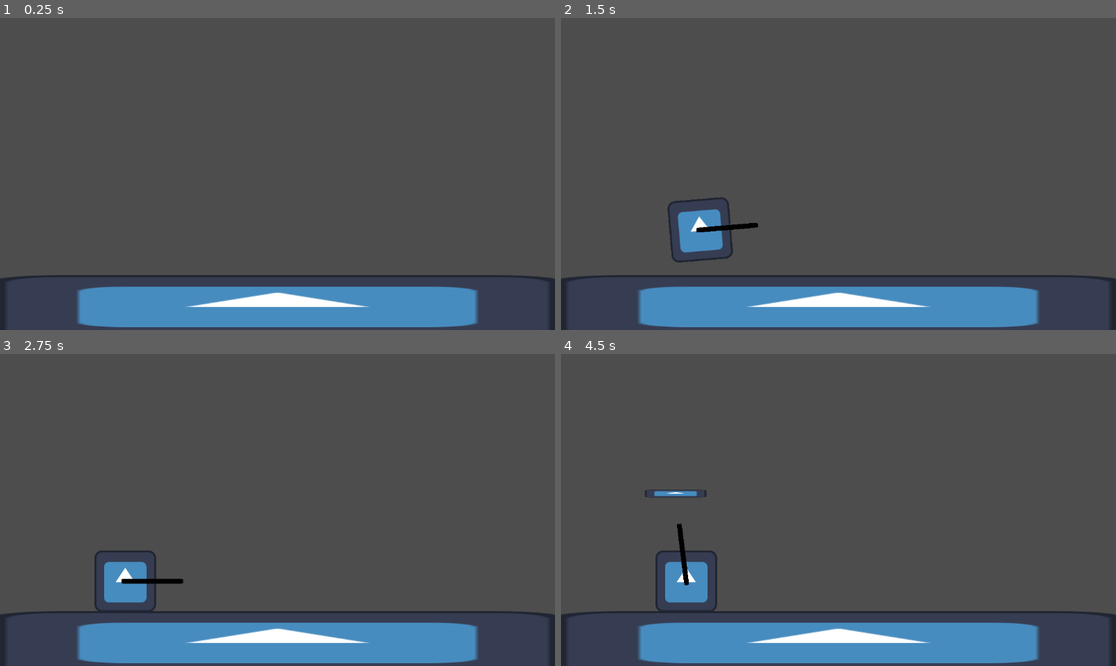
Above: before the commit, frames 1-4 (two rows, left to right).
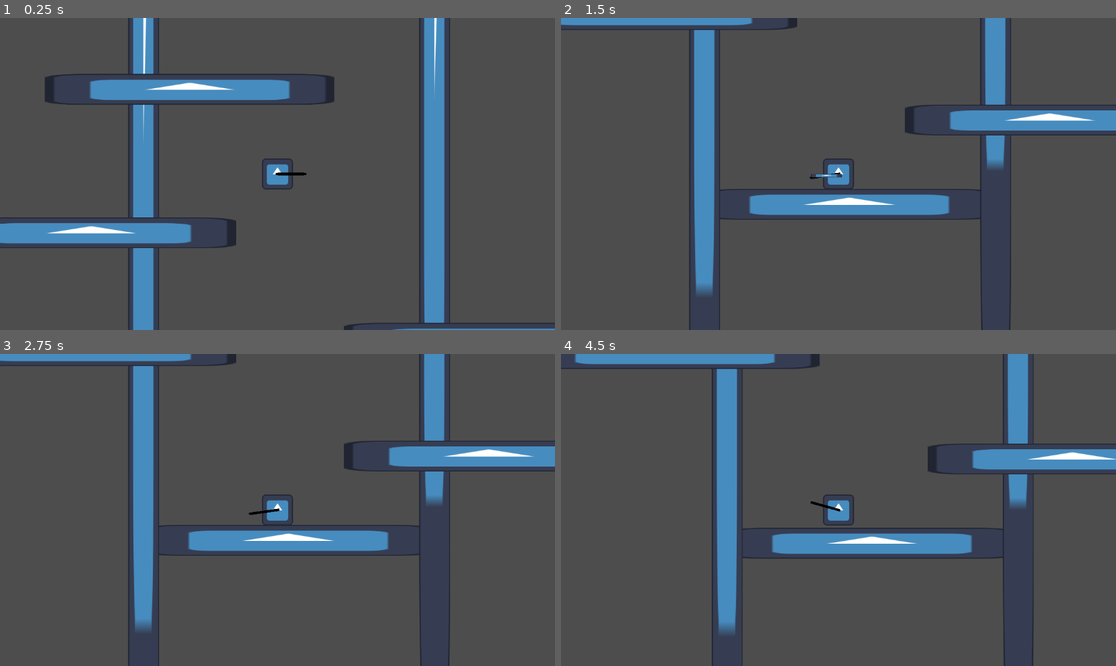
Above: after the commit, the same moments.

Repository: Culdflow/frog_game
Game: Godot game, scene res://test_scenes/test_scene.tscn
Same seed, same stepped clock (60 frames per second), same inputs: the game is played once before the commit and once after it. The project has no main scene, so this scene is started directly. The engine's default icon, where the game draws it, is replaced by a stand-in: a white triangle on a blue panel in a dark square.
Inputs (mouse positions are in pixels of both pictures, inside the frame that each line leads up to):
- Up to frame 1 (0.25 s): no input
- Up to frame 2 (1.5 s): move the mouse to (960, 158) at 0.52 s; hold Space (action_key) 0.53-1.28 s; move the mouse to (727, 189) at 1.27 s; tap Space (action_key) at 1.35 s
- Up to frame 3 (2.75 s): move the mouse to (333, 441) at 2.02 s; hold Space (action_key) from 2.03 s (still down)
- Up to frame 4 (4.5 s): tap Enter at 2.75 s; move the mouse to (810, 572) at 2.77 s; release Space (action_key) at 2.78 s; tap Space (action_key) at 2.85, 4.35 s; move the mouse to (1005, 556) at 3.52 s; hold Space (action_key) 3.53-4.28 s; move the mouse to (672, 463) at 4.27 s

The runs differ from the first frame. In frame 1, 23% of the frame differs, in the area x 0-100%, y 0-100%; in frame 2, 23%; in frame 3, 23%; in frame 4, 24%.

Commit message:
finished mechas

Diff:
--- a/Objects/boomerang.tscn
+++ b/Objects/boomerang.tscn
@@ -9,6 +9,7 @@
 [node name="Boomerang" type="CharacterBody2D"]
 collision_layer = 4
 collision_mask = 2
+motion_mode = 1
 script = ExtResource("1_wito0")
 
 [node name="Icon" type="Sprite2D" parent="."]
--- a/Objects/frog.tscn
+++ b/Objects/frog.tscn
@@ -6,18 +6,17 @@
 [ext_resource type="Script" uid="uid://chwdtdjg866d8" path="res://States/IdleState.gd" id="4_7uek1"]
 [ext_resource type="Script" uid="uid://clxfjvsgbvi0y" path="res://States/chargingState.gd" id="5_fo7tm"]
 [ext_resource type="Script" uid="uid://coekwvwgp6cpm" path="res://States/spitState.gd" id="6_506uw"]
+[ext_resource type="Script" uid="uid://cf1v3tc54pm8y" path="res://States/teleportingState.gd" id="7_jkl5b"]
 
 [sub_resource type="RectangleShape2D" id="RectangleShape2D_kuh1s"]
 size = Vector2(127, 128)
 
-[sub_resource type="CircleShape2D" id="CircleShape2D_kuh1s"]
-radius = 118.038
-
-[node name="Frog" type="CharacterBody2D" node_paths=PackedStringArray("spitAngle", "checkSlope")]
+[node name="Frog" type="CharacterBody2D" node_paths=PackedStringArray("spitAngle")]
 collision_mask = 2
 script = ExtResource("1_kuh1s")
 spitAngle = NodePath("spitAngle")
-checkSlope = NodePath("CheckSlope")
+gravity_speed_addr = 1000
+max_fall_speed = 10000
 
 [node name="Icon" type="Sprite2D" parent="."]
 texture = ExtResource("1_vwpa2")
@@ -25,12 +24,6 @@
 [node name="CollisionShape2D" type="CollisionShape2D" parent="."]
 position = Vector2(0.5, 1)
 shape = SubResource("RectangleShape2D_kuh1s")
-
-[node name="CheckSlope" type="Area2D" parent="."]
-collision_mask = 2
-
-[node name="CollisionShape2D" type="CollisionShape2D" parent="CheckSlope"]
-shape = SubResource("CircleShape2D_kuh1s")
 
 [node name="StateMachine" type="Node" parent="." node_paths=PackedStringArray("initial_state", "player")]
 script = ExtResource("3_ii6tf")
@@ -45,13 +38,21 @@
 
 [node name="ChargingState" type="Node" parent="StateMachine" node_paths=PackedStringArray("player")]
 script = ExtResource("5_fo7tm")
+charge_amount_per_second = 60
 player = NodePath("../..")
 metadata/_custom_type_script = "uid://clxfjvsgbvi0y"
 
 [node name="SpitState" type="Node" parent="StateMachine" node_paths=PackedStringArray("player")]
 script = ExtResource("6_506uw")
+dist_multiplier = 20
 player = NodePath("../..")
 metadata/_custom_type_script = "uid://coekwvwgp6cpm"
+
+[node name="TeleportingState" type="Node" parent="StateMachine" node_paths=PackedStringArray("player")]
+script = ExtResource("7_jkl5b")
+tp_speed = 3000
+player = NodePath("../..")
+metadata/_custom_type_script = "uid://cf1v3tc54pm8y"
 
 [node name="spitAngle" type="Node2D" parent="."]
 
--- a/States/IdleState.gd
+++ b/States/IdleState.gd
@@ -8,8 +8,12 @@
 	print("[EXITED]: idle")
 
 func _update(_delta: float):
-	if (Input.is_action_just_pressed("action_key") && player.is_on_floor() && !player.isThrowing):
-		Transitioned.emit(self, "chargingstate")
+	if (Input.is_action_pressed("action_key")):
+		print(player.isThrowing, player.boom)
+		if (player.is_on_floor() && !player.isThrowing):
+			Transitioned.emit(self, "chargingstate")
+	if (Input.is_action_just_pressed("action_key") && player.isThrowing && player.boom):
+		Transitioned.emit(self, "teleportingstate")
 
 func _physics_update(_delta: float):
 	pass
--- a/States/spitState.gd
+++ b/States/spitState.gd
@@ -3,15 +3,19 @@
 
 var boomerang = preload("res://Objects/boomerang.tscn")
 var norm_vec_boom: Vector2 = Vector2.ZERO
+@export var dist_multiplier := 10
 
 func _enter():
 	print("[ENTER]: spit")
 	player.isThrowing = true
-	player.spitAngle.look_at(get_viewport().get_mouse_position())
+	player.spitAngle.look_at(player.get_global_mouse_position())
 	var boomerang_instance = boomerang.instantiate()
-	norm_vec_boom = Vector2.from_angle(player.get_angle_to(get_viewport().get_mouse_position()))
+	var mouse_pos := player.get_global_mouse_position()
+	norm_vec_boom = (mouse_pos - player.global_position).normalized()
 	player.get_parent().add_child(boomerang_instance)
-	boomerang_instance._start(norm_vec_boom, player.chargeAmount * 10, player, player.global_position)
+	player.boom = boomerang_instance
+	print(player.boom)
+	boomerang_instance._start(norm_vec_boom, player.chargeAmount * dist_multiplier, player, player.global_position)
 	Transitioned.emit(self, "idlestate")
 
 func _exit():
--- /dev/null
+++ b/States/teleportingState.gd
@@ -0,0 +1,28 @@
+extends State
+class_name TeleportingState
+
+@export var tp_speed = 100
+
+func _enter():
+	print("[ENTER]: teleporting")
+	if (player.boom):
+		var tp_tween = get_tree().create_tween()
+		tp_tween.finished.connect(_tween_finished)
+		var distance = player.global_position.distance_to(player.boom.global_position)
+		tp_tween.tween_property(player, "global_position", player.boom.global_position, (distance / tp_speed))
+		player.boom.queue_free()
+		player.boom = null
+
+func _tween_finished():
+	player.velocity.x = 0
+	Transitioned.emit(self, "idlestate")
+	player.isThrowing = false
+
+func _exit():
+	print("[EXITED]: teleporting")
+
+func _update(_delta: float):
+	player.rotation = 0
+
+func _physics_update(_delta: float):
+	pass
--- a/scripts/boomerang.gd
+++ b/scripts/boomerang.gd
@@ -2,20 +2,32 @@
 class_name Boomerang
 
 @export var speed: int = 1000
+@export var turn_speed := 8.0
 var max_dist = 100
 var frog: Frog
 var dist = 0
+var returning := false
 
 func _physics_process(delta: float) -> void:
+	# Track distance traveled
+	dist += velocity.length() * delta
+	if dist >= max_dist:
+		returning = true
+
+	if returning:
+		var to_frog := (frog.global_position - global_position).normalized()
+		var desired_velocity := to_frog * speed
+		velocity = velocity.lerp(desired_velocity, turn_speed * delta)
+
 	move_and_slide()
-	if (dist >= max_dist):
-		velocity = Vector2.from_angle(get_angle_to(frog.global_position)) * speed
-		if (abs(global_position - frog.global_position).length() < 50):
-			_despawn()
-	else:
-		print("dist : ", dist )
-		dist += velocity.length() * delta
 
+	if get_slide_collision_count() > 0:
+		var collision := get_slide_collision(0)
+		velocity = velocity.bounce(collision.get_normal())
+
+	# ---- DESPAWN ----
+	if returning and global_position.distance_to(frog.global_position) < 40:
+		_despawn()
 
 func _start(_vel: Vector2, _dist: int, _frog: Frog, pos: Vector2):
 	velocity = _vel * speed
@@ -26,4 +38,9 @@
 
 func _despawn():
 	frog.isThrowing = false
+	frog.boom = null
 	queue_free()
+
+
+func _on_wall_detection_body_entered(body: Node2D) -> void:
+	pass # Replace with function body.
--- a/scripts/frog.gd
+++ b/scripts/frog.gd
@@ -1,34 +1,41 @@
 extends CharacterBody2D
 class_name Frog
 
-var gravity_speed = 0
 var chargeAmount = 0
 var isThrowing = false
+var boom: Boomerang = null
 @export var spitAngle: Node2D
 @export var friction: = 1000
 @export var gravity_speed_addr = 100
 @export var max_fall_speed = 1500
-@export var checkSlope: Area2D
 @export var rotation_lerp := 10.0
-
-func _ready() -> void:
-	checkSlope.body_entered.connect(checkSlope_body_entered)
+@export var slide_speed := 120.0
 
 func _physics_process(delta: float) -> void:
-	if (is_on_floor()):
-		gravity_speed = 0
-		var target_rotation = get_floor_normal().angle() + PI / 2
-		rotation = lerp_angle(rotation, target_rotation, rotation_lerp * delta)
+	if is_on_floor():
+		var floor_normal := get_floor_normal()
+		var rot_val = get_floor_angle(Vector2.UP)
+		rotation = rot_val
 
-		velocity.x = move_toward(velocity.x, 0, friction)
-	elif (velocity.y <= max_fall_speed):
-		velocity.y += gravity_speed * delta
-		gravity_speed += gravity_speed_addr
-	#if collided and not get_floor_normal():
-		#var slide_direction := get_last_slide_collision().get_normal()
-		#velocity = velocity.slide(slide_direction)
+		# Tangent along the slope
+		var slope_tangent := Vector2(floor_normal.y, -floor_normal.x).normalized()
+
+		# Downhill direction from gravity projection
+		var downhill := Vector2.DOWN.project(slope_tangent)
+
+		if downhill.length() > 0.001:
+			var slide_dir := downhill.normalized()
+			if (slide_dir.x < 0):
+				rotation = -rot_val
+
+			# Preserve any perpendicular velocity, replace only slope component
+			var perp := velocity - velocity.project(slope_tangent)
+			velocity = perp + slide_dir * slide_speed
+		else:
+			# Flat ground
+			velocity.x = move_toward(velocity.x, 0, friction)
+			velocity.y = 0
+	else:
+		velocity.y = min(velocity.y + gravity_speed_addr * delta, max_fall_speed)
+
 	move_and_slide()
-
-func checkSlope_body_entered(body):
-	if (body is Slope):
-		body.constant_angular_velocity += velocity.y / 1000
--- /dev/null
+++ b/test_scenes/slope_test_scene.tscn
@@ -0,0 +1,254 @@
+[gd_scene load_steps=7 format=3 uid="uid://cui7clnja33rd"]
+
+[ext_resource type="Texture2D" uid="uid://cwj0p8amtygjy" path="res://icon.svg" id="1_q0du1"]
+[ext_resource type="Script" uid="uid://c8gvys7y3m52o" path="res://scripts/slope.gd" id="2_elyl1"]
+[ext_resource type="PackedScene" uid="uid://b7mr4w0wkjhow" path="res://Objects/frog.tscn" id="3_kkylo"]
+
+[sub_resource type="RectangleShape2D" id="RectangleShape2D_e5rb5"]
+size = Vector2(1167, 100)
+
+[sub_resource type="SegmentShape2D" id="SegmentShape2D_e5rb5"]
+a = Vector2(-591, 60)
+b = Vector2(527, -44)
+
+[sub_resource type="SegmentShape2D" id="SegmentShape2D_q0du1"]
+a = Vector2(-441, -66)
+b = Vector2(537, 106)
+
+[node name="test_scene" type="Node2D"]
+
+[node name="floor" type="StaticBody2D" parent="."]
+collision_layer = 2
+
+[node name="Icon" type="Sprite2D" parent="floor"]
+position = Vector2(576, 598)
+scale = Vector2(9.39062, 1)
+texture = ExtResource("1_q0du1")
+
+[node name="CollisionShape2D" type="CollisionShape2D" parent="floor"]
+position = Vector2(581, 587)
+shape = SubResource("RectangleShape2D_e5rb5")
+
+[node name="floor2" type="StaticBody2D" parent="."]
+position = Vector2(574, -5811)
+rotation = 1.5708
+scale = Vector2(6.84, 1)
+collision_layer = 2
+
+[node name="Icon" type="Sprite2D" parent="floor2"]
+position = Vector2(576, 598)
+scale = Vector2(9.39062, 1)
+texture = ExtResource("1_q0du1")
+
+[node name="CollisionShape2D" type="CollisionShape2D" parent="floor2"]
+position = Vector2(581, 587)
+shape = SubResource("RectangleShape2D_e5rb5")
+
+[node name="floor3" type="StaticBody2D" parent="."]
+position = Vector2(1782, -4828)
+rotation = 1.5708
+scale = Vector2(5.32, 1)
+collision_layer = 2
+
+[node name="Icon" type="Sprite2D" parent="floor3"]
+position = Vector2(576, 598)
+scale = Vector2(9.39062, 1)
+texture = ExtResource("1_q0du1")
+
+[node name="CollisionShape2D" type="CollisionShape2D" parent="floor3"]
+position = Vector2(581, 587)
+shape = SubResource("RectangleShape2D_e5rb5")
+
+[node name="floor10" type="StaticBody2D" parent="."]
+position = Vector2(995, -5501)
+collision_layer = 2
+
+[node name="Icon" type="Sprite2D" parent="floor10"]
+position = Vector2(576, 598)
+scale = Vector2(9.39062, 1)
+texture = ExtResource("1_q0du1")
+
+[node name="CollisionShape2D" type="CollisionShape2D" parent="floor10"]
+position = Vector2(581, 587)
+shape = SubResource("RectangleShape2D_e5rb5")
+
+[node name="floor14" type="StaticBody2D" parent="."]
+position = Vector2(1093, -4608)
+collision_layer = 2
+
+[node name="Icon" type="Sprite2D" parent="floor14"]
+position = Vector2(576, 598)
+scale = Vector2(9.39062, 1)
+texture = ExtResource("1_q0du1")
+
+[node name="CollisionShape2D" type="CollisionShape2D" parent="floor14"]
+position = Vector2(581, 587)
+shape = SubResource("RectangleShape2D_e5rb5")
+
+[node name="floor11" type="StaticBody2D" parent="."]
+position = Vector2(965, -3133)
+collision_layer = 2
+
+[node name="Icon" type="Sprite2D" parent="floor11"]
+position = Vector2(576, 598)
+scale = Vector2(9.39062, 1)
+texture = ExtResource("1_q0du1")
+
+[node name="CollisionShape2D" type="CollisionShape2D" parent="floor11"]
+position = Vector2(581, 587)
+shape = SubResource("RectangleShape2D_e5rb5")
+
+[node name="floor12" type="StaticBody2D" parent="."]
+position = Vector2(1066, -1151)
+collision_layer = 2
+
+[node name="Icon" type="Sprite2D" parent="floor12"]
+position = Vector2(576, 598)
+scale = Vector2(9.39062, 1)
+texture = ExtResource("1_q0du1")
+
+[node name="CollisionShape2D" type="CollisionShape2D" parent="floor12"]
+position = Vector2(581, 587)
+shape = SubResource("RectangleShape2D_e5rb5")
+
+[node name="floor13" type="StaticBody2D" parent="."]
+position = Vector2(-214, -2019)
+collision_layer = 2
+
+[node name="Icon" type="Sprite2D" parent="floor13"]
+position = Vector2(576, 598)
+scale = Vector2(9.39062, 1)
+texture = ExtResource("1_q0du1")
+
+[node name="CollisionShape2D" type="CollisionShape2D" parent="floor13"]
+position = Vector2(581, 587)
+shape = SubResource("RectangleShape2D_e5rb5")
+
+[node name="slope" type="StaticBody2D" parent="."]
+position = Vector2(732, -414)
+collision_layer = 2
+script = ExtResource("2_elyl1")
+
+[node name="Icon" type="Sprite2D" parent="slope"]
+visible = false
+position = Vector2(576, 598)
+scale = Vector2(9.39062, 1)
+texture = ExtResource("1_q0du1")
+
+[node name="CollisionShape2D" type="CollisionShape2D" parent="slope"]
+position = Vector2(581, 587)
+shape = SubResource("SegmentShape2D_e5rb5")
+
+[node name="slope3" type="StaticBody2D" parent="."]
+position = Vector2(645, -1551)
+collision_layer = 2
+script = ExtResource("2_elyl1")
+
+[node name="Icon" type="Sprite2D" parent="slope3"]
+visible = false
+position = Vector2(576, 598)
+scale = Vector2(9.39062, 1)
+texture = ExtResource("1_q0du1")
+
+[node name="CollisionShape2D" type="CollisionShape2D" parent="slope3"]
+position = Vector2(581, 587)
+shape = SubResource("SegmentShape2D_e5rb5")
+
+[node name="slope7" type="StaticBody2D" parent="."]
+position = Vector2(946, -3863)
+collision_layer = 2
+script = ExtResource("2_elyl1")
+
+[node name="Icon" type="Sprite2D" parent="slope7"]
+visible = false
+position = Vector2(576, 598)
+scale = Vector2(9.39062, 1)
+texture = ExtResource("1_q0du1")
+
+[node name="CollisionShape2D" type="CollisionShape2D" parent="slope7"]
+position = Vector2(581, 587)
+shape = SubResource("SegmentShape2D_e5rb5")
+
+[node name="slope4" type="StaticBody2D" parent="."]
+position = Vector2(968, -1840)
+collision_layer = 2
+script = ExtResource("2_elyl1")
+
+[node name="Icon" type="Sprite2D" parent="slope4"]
+visible = false
+position = Vector2(576, 598)
+scale = Vector2(9.39062, 1)
+texture = ExtResource("1_q0du1")
+
+[node name="CollisionShape2D" type="CollisionShape2D" parent="slope4"]
+position = Vector2(581, 587)
+shape = SubResource("SegmentShape2D_e5rb5")
+
+[node name="slope2" type="StaticBody2D" parent="."]
+position = Vector2(-632, -818)
+collision_layer = 2
+script = ExtResource("2_elyl1")
+
+[node name="Icon" type="Sprite2D" parent="slope2"]
+visible = false
+position = Vector2(576, 598)
+scale = Vector2(9.39062, 1)
+texture = ExtResource("1_q0du1")
+
+[node name="CollisionShape2D" type="CollisionShape2D" parent="slope2"]
+position = Vector2(581, 587)
+shape = SubResource("SegmentShape2D_q0du1")
+
+[node name="slope5" type="StaticBody2D" parent="."]
+position = Vector2(-712, -2726)
+collision_layer = 2
+script = ExtResource("2_elyl1")
+
+[node name="Icon" type="Sprite2D" parent="slope5"]
+visible = false
+position = Vector2(576, 598)
+scale = Vector2(9.39062, 1)
+texture = ExtResource("1_q0du1")
+
+[node name="CollisionShape2D" type="CollisionShape2D" parent="slope5"]
+position = Vector2(581, 587)
+shape = SubResource("SegmentShape2D_q0du1")
+
+[node name="slope6" type="StaticBody2D" parent="."]
+position = Vector2(-899, -3605)
+collision_layer = 2
+script = ExtResource("2_elyl1")
+
+[node name="Icon" type="Sprite2D" parent="slope6"]
+visible = false
+position = Vector2(576, 598)
+scale = Vector2(9.39062, 1)
+texture = ExtResource("1_q0du1")
+
+[node name="CollisionShape2D" type="CollisionShape2D" parent="slope6"]
+position = Vector2(581, 587)
+shape = SubResource("SegmentShape2D_q0du1")
+
+[node name="slope8" type="StaticBody2D" parent="."]
+position = Vector2(-832, -4139)
+collision_layer = 2
+script = ExtResource("2_elyl1")
+
+[node name="Icon" type="Sprite2D" parent="slope8"]
+visible = false
+position = Vector2(576, 598)
+scale = Vector2(9.39062, 1)
+texture = ExtResource("1_q0du1")
+
+[node name="CollisionShape2D" type="CollisionShape2D" parent="slope8"]
+position = Vector2(581, 587)
+shape = SubResource("SegmentShape2D_q0du1")
+
+[node name="Frog" parent="." instance=ExtResource("3_kkylo")]
+position = Vector2(816, -20)
+friction = 1000
+rotation_lerp = 10.0
+slide_speed = 120.0
+
+[node name="Camera2D" type="Camera2D" parent="Frog"]
+zoom = Vector2(0.5, 0.5)
--- a/test_scenes/test_scene.tscn
+++ b/test_scenes/test_scene.tscn
@@ -25,8 +25,142 @@
 position = Vector2(581, 587)
 shape = SubResource("RectangleShape2D_e5rb5")
 
+[node name="floor2" type="StaticBody2D" parent="."]
+position = Vector2(574, -5811)
+rotation = 1.5708
+scale = Vector2(6.84, 1)
+collision_layer = 2
+
+[node name="Icon" type="Sprite2D" parent="floor2"]
+position = Vector2(576, 598)
+scale = Vector2(9.39062, 1)
+texture = ExtResource("2_e5rb5")
+
+[node name="CollisionShape2D" type="CollisionShape2D" parent="floor2"]
+position = Vector2(581, 587)
+shape = SubResource("RectangleShape2D_e5rb5")
+
+[node name="floor3" type="StaticBody2D" parent="."]
+position = Vector2(1782, -4828)
+rotation = 1.5708
+scale = Vector2(5.32, 1)
+collision_layer = 2
+
+[node name="Icon" type="Sprite2D" parent="floor3"]
+position = Vector2(576, 598)
+scale = Vector2(9.39062, 1)
+texture = ExtResource("2_e5rb5")
+
+[node name="CollisionShape2D" type="CollisionShape2D" parent="floor3"]
+position = Vector2(581, 587)
+shape = SubResource("RectangleShape2D_e5rb5")
+
+[node name="floor4" type="StaticBody2D" parent="."]
+position = Vector2(832, -350)
+collision_layer = 2
+
+[node name="Icon" type="Sprite2D" parent="floor4"]
+position = Vector2(576, 598)
+scale = Vector2(9.39062, 1)
+texture = ExtResource("2_e5rb5")
+
+[node name="CollisionShape2D" type="CollisionShape2D" parent="floor4"]
+position = Vector2(581, 587)
+shape = SubResource("RectangleShape2D_e5rb5")
+
+[node name="floor5" type="StaticBody2D" parent="."]
+position = Vector2(-818, -788)
+collision_layer = 2
+
+[node name="Icon" type="Sprite2D" parent="floor5"]
+position = Vector2(576, 598)
+scale = Vector2(9.39062, 1)
+texture = ExtResource("2_e5rb5")
+
+[node name="CollisionShape2D" type="CollisionShape2D" parent="floor5"]
+position = Vector2(581, 587)
+shape = SubResource("RectangleShape2D_e5rb5")
+
+[node name="floor6" type="StaticBody2D" parent="."]
+position = Vector2(-409, -1384)
+collision_layer = 2
+
+[node name="Icon" type="Sprite2D" parent="floor6"]
+position = Vector2(576, 598)
+scale = Vector2(9.39062, 1)
+texture = ExtResource("2_e5rb5")
+
+[node name="CollisionShape2D" type="CollisionShape2D" parent="floor6"]
+position = Vector2(581, 587)
+shape = SubResource("RectangleShape2D_e5rb5")
+
+[node name="floor7" type="StaticBody2D" parent="."]
+position = Vector2(-481, -2563)
+collision_layer = 2
+
+[node name="Icon" type="Sprite2D" parent="floor7"]
+position = Vector2(576, 598)
+scale = Vector2(9.39062, 1)
+texture = ExtResource("2_e5rb5")
+
+[node name="CollisionShape2D" type="CollisionShape2D" parent="floor7"]
+position = Vector2(581, 587)
+shape = SubResource("RectangleShape2D_e5rb5")
+
+[node name="floor8" type="StaticBody2D" parent="."]
+position = Vector2(212, -3088)
+collision_layer = 2
+
+[node name="Icon" type="Sprite2D" parent="floor8"]
+position = Vector2(576, 598)
+scale = Vector2(9.39062, 1)
+texture = ExtResource("2_e5rb5")
+
+[node name="CollisionShape2D" type="CollisionShape2D" parent="floor8"]
+position = Vector2(581, 587)
+shape = SubResource("RectangleShape2D_e5rb5")
+
+[node name="floor9" type="StaticBody2D" parent="."]
+position = Vector2(-433, -3889)
+collision_layer = 2
+
+[node name="Icon" type="Sprite2D" parent="floor9"]
+position = Vector2(576, 598)
+scale = Vector2(9.39062, 1)
+texture = ExtResource("2_e5rb5")
+
+[node name="CollisionShape2D" type="CollisionShape2D" parent="floor9"]
+position = Vector2(581, 587)
+shape = SubResource("RectangleShape2D_e5rb5")
+
+[node name="floor10" type="StaticBody2D" parent="."]
+position = Vector2(995, -5501)
+collision_layer = 2
+
+[node name="Icon" type="Sprite2D" parent="floor10"]
+position = Vector2(576, 598)
+scale = Vector2(9.39062, 1)
+texture = ExtResource("2_e5rb5")
+
+[node name="CollisionShape2D" type="CollisionShape2D" parent="floor10"]
+position = Vector2(581, 587)
+shape = SubResource("RectangleShape2D_e5rb5")
+
+[node name="floor11" type="StaticBody2D" parent="."]
+position = Vector2(949, -4983)
+collision_layer = 2
+
+[node name="Icon" type="Sprite2D" parent="floor11"]
+position = Vector2(576, 598)
+scale = Vector2(9.39062, 1)
+texture = ExtResource("2_e5rb5")
+
+[node name="CollisionShape2D" type="CollisionShape2D" parent="floor11"]
+position = Vector2(581, 587)
+shape = SubResource("RectangleShape2D_e5rb5")
+
 [node name="slope" type="StaticBody2D" parent="."]
-position = Vector2(721, -277)
+position = Vector2(608, -2092)
 collision_layer = 2
 script = ExtResource("3_kymn1")
 
@@ -40,5 +174,23 @@
 position = Vector2(581, 587)
 shape = SubResource("SegmentShape2D_e5rb5")
 
+[node name="slope2" type="StaticBody2D" parent="."]
+position = Vector2(-382, -4662)
+collision_layer = 2
+script = ExtResource("3_kymn1")
+
+[node name="Icon" type="Sprite2D" parent="slope2"]
+visible = false
+position = Vector2(576, 598)
+scale = Vector2(9.39062, 1)
+texture = ExtResource("2_e5rb5")
+
+[node name="CollisionShape2D" type="CollisionShape2D" parent="slope2"]
+position = Vector2(581, 587)
+shape = SubResource("SegmentShape2D_e5rb5")
+
 [node name="Frog" parent="." instance=ExtResource("1_2ugl5")]
-position = Vector2(911, -175)
+position = Vector2(531, -468)
+
+[node name="Camera2D" type="Camera2D" parent="Frog"]
+zoom = Vector2(0.5, 0.5)
Not shown, added: States/teleportingState.gd.uid
